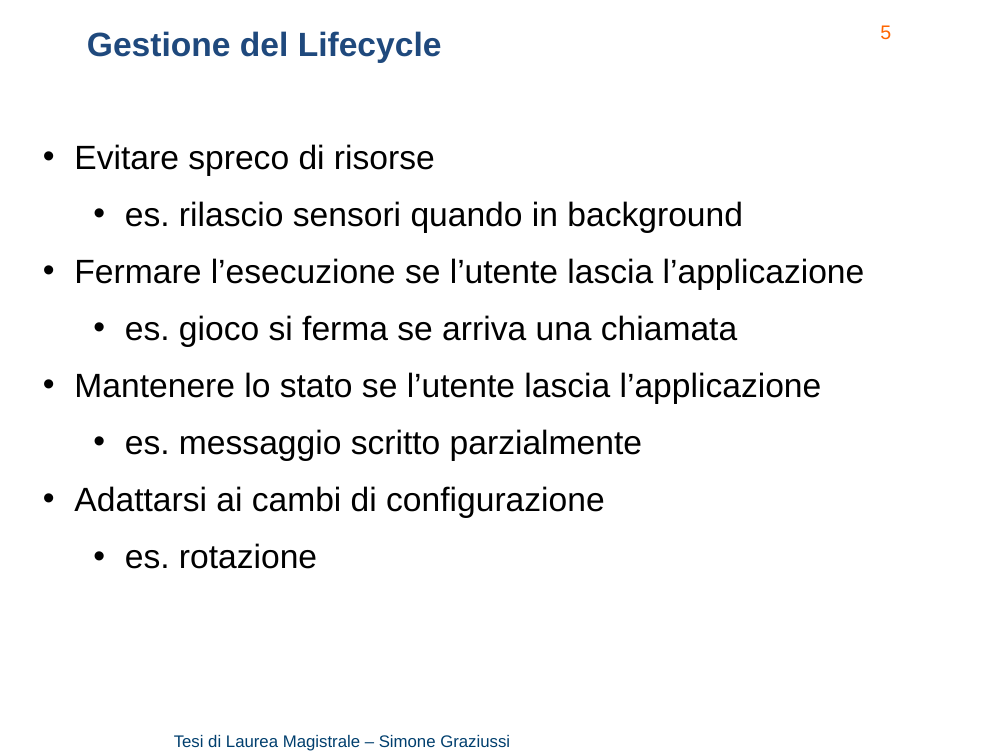
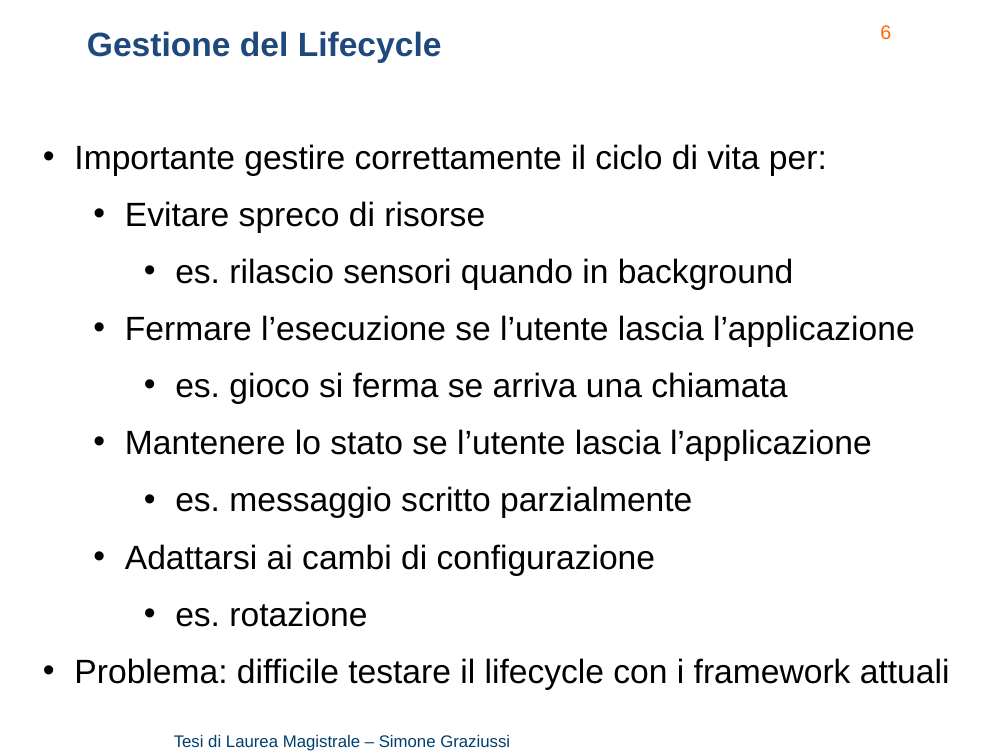
Before and after one commit to Simone3/Thesis, a slide deck: slide 6 of Presentation/Presentation.pptx (slide 5 before the commit). Drawn at 1008x756 pixels with LibreOffice and Linux fonts; fonts in the diff are those of the drawing; background and template pictures are left out. Boxes give left, top, right and bottom in pixels: in the first picture for what was removed or moved away, otherwise in the second. Text is boxed around its words. In the diff, an @@ line names an element or a change of style, - is before the commit and + after.

```diff
--- a/Presentation/Presentation.pptx
+++ b/Presentation/Presentation.pptx
@@ page number at [880, 25, 891, 40]: text changed @@
-5
+6
@@ text at [74, 144, 827, 176]: paragraph added @@
+• Importante gestire correttamente il ciclo di vita per:
@@ text at [125, 201, 915, 627]: list level 1 to 2 in "Evitare spreco di risorse"; list level 2 to 3 in "es. rilascio sensori quando in ..."; list level 1 to 2 in "Fermare l’esecuzione se l’utente lascia ..."; list level 2 to 3 in "es. gioco si ferma se ..."; list level 1 to 2 in "Mantenere lo stato se l’utente ..."; list level 2 to 3 in "es. messaggio scritto parzialmente"; list level 1 to 2 in "Adattarsi ai cambi di configurazione"; list level 2 to 3 in "es. rotazione" @@
@@ text at [74, 658, 950, 690]: paragraph added @@
+• Problema: difficile testare il lifecycle con i framework attuali
```
Also in this commit, not shown: 8 other slides changed, 1 slide added, 1 other file.
